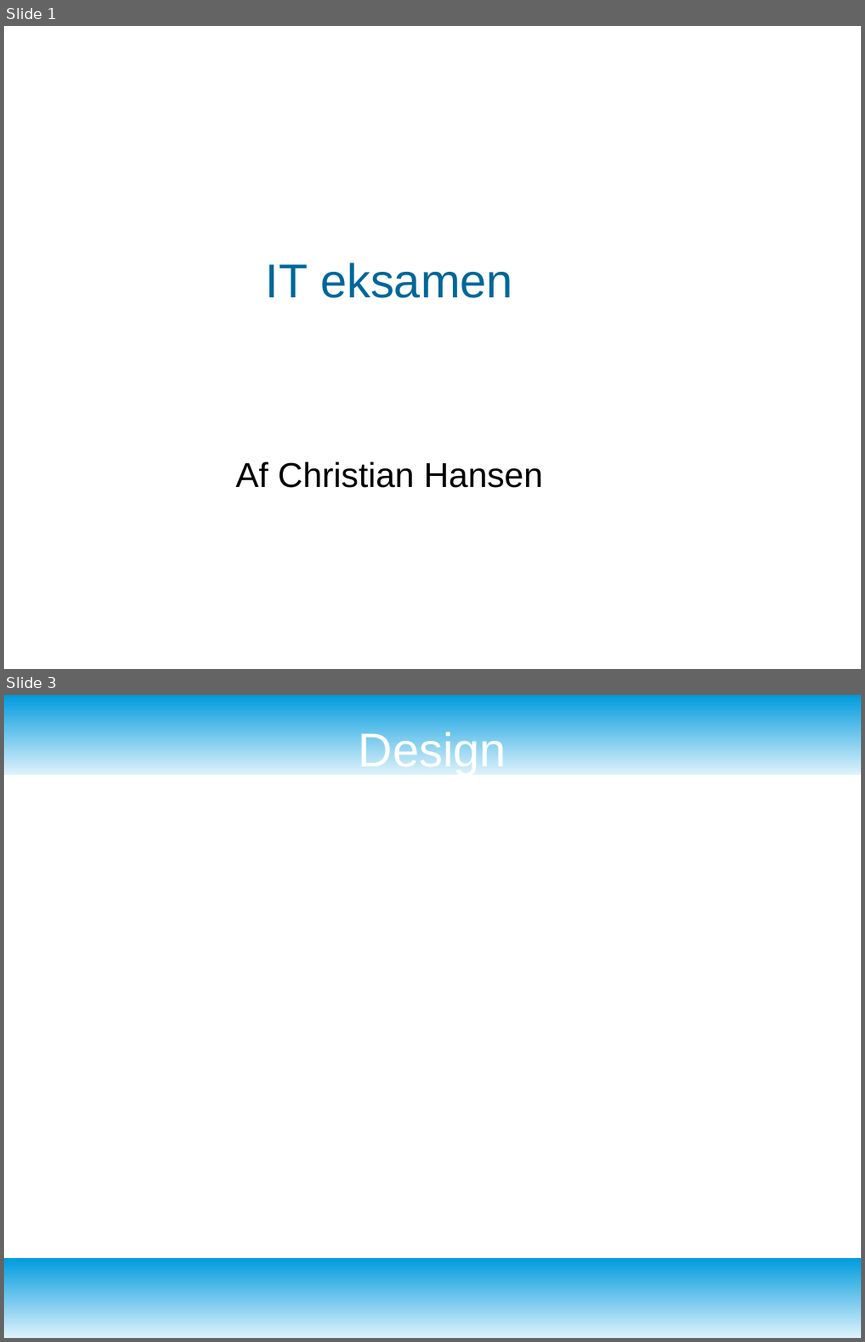
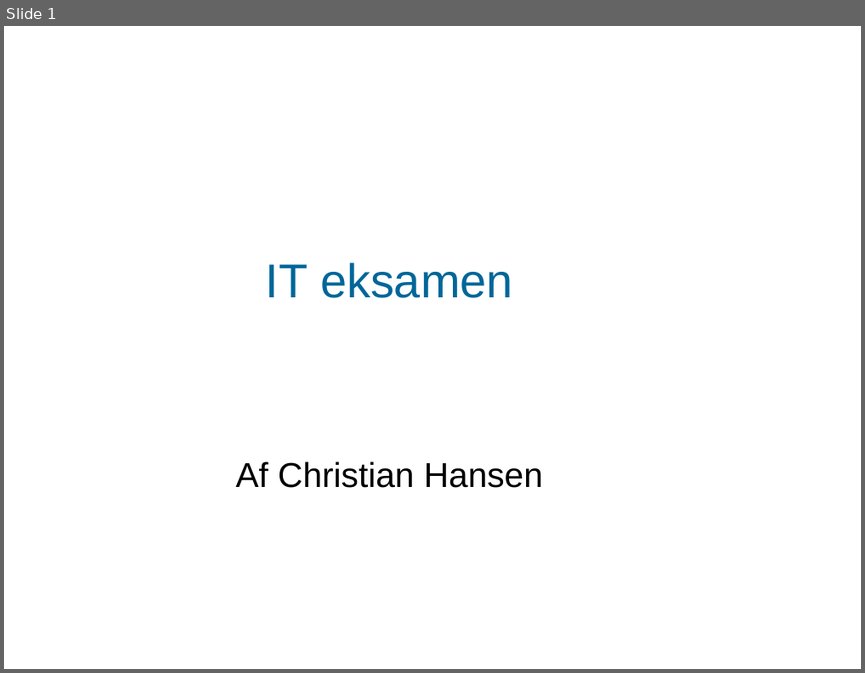
Before and after one commit to KnightOfLastDawn/it_programmering_eksamensprojekt, a slide deck: praesentationen_it__eksamen.odp. Shown one above the other, each under a label of ours: slides 1 and 3 before the commit, slide 1 after it; the slides between them are not shown. The pictures are 865x1342 and 865x673 pixels, drawn with LibreOffice and Linux fonts; fonts in the diff are those of the drawing; background and template pictures are left out. Boxes give left, top, right and bottom in pixels: in the first picture for what was removed or moved away, otherwise in the second. Text is boxed around its words. In the diff, an @@ line names an element or a change of style, - is before the commit and + after.

```diff
--- a/praesentationen_it__eksamen.odp
+++ b/praesentationen_it__eksamen.odp
@@ slide 3 removed at box(4, 695, 861, 1338), background #FFFFFF @@
@@ freeform shape removed at box(4, 695, 861, 775) @@
@@ title removed at box(358, 729, 506, 775) @@
-Design
@@ freeform shape removed at box(4, 1258, 861, 1338) @@
```
Also in this commit, not shown: 1 slide changed, 6 slides added, 2 other slides removed, 1 other file.
